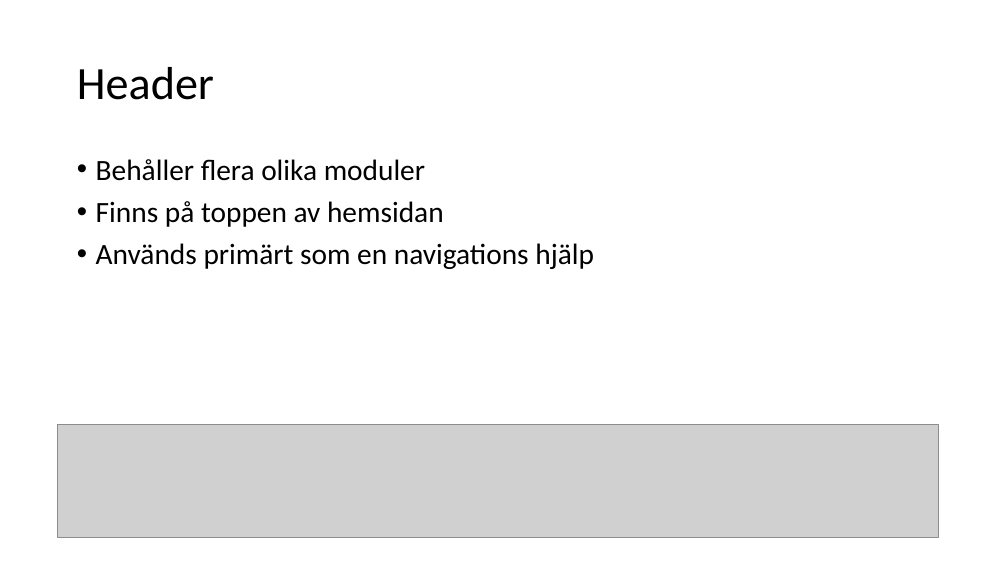
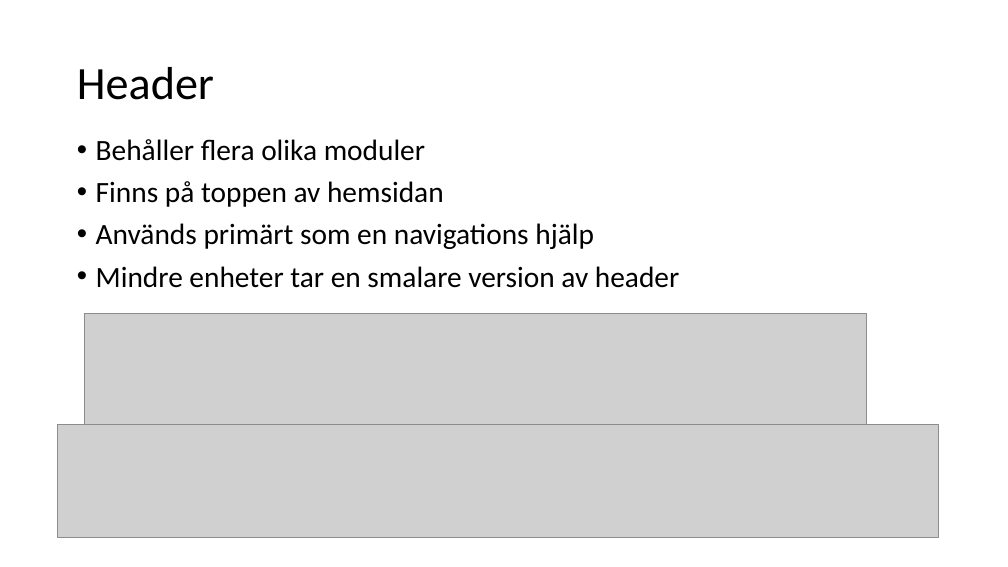
Before and after one commit to Raufchaudhry/project_netonnet, a slide deck: slide 1 of Presentation for project.pptx. Drawn at 1008x567 pixels with LibreOffice and Linux fonts; fonts in the diff are those of the drawing; grey boxes stand for pictures. Boxes give left, top, right and bottom in pixels: in the first picture for what was removed or moved away, otherwise in the second. Text is boxed around its words. In the diff, an @@ line names an element or a change of style, - is before the commit and + after.

Commit message:
Presentation update

```diff
--- a/Presentation for project.pptx
+++ b/Presentation for project.pptx
@@ text "Behåller flera olika moduler": place and size @@
-text "Behåller flera olika moduler" at [96, 159, 594, 269]
+text "Behåller flera olika moduler" at [96, 139, 679, 288]
@@ text at [96, 266, 679, 288]: paragraph added @@
+• Mindre enheter tar en smalare version av header
@@ picture added at [84, 314, 867, 425] @@
```
Also in this commit, not shown: 5 other slides changed.
